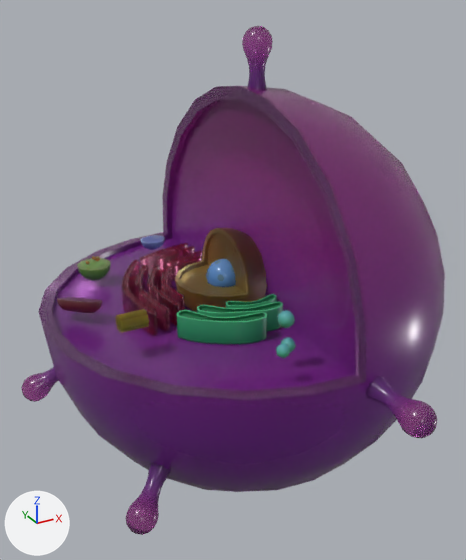
What one commit did to the glTF model public/assets/celula-animal/model.glb.
Camera for both pictures: a 50 mm camera at (-0.149, -0.263, 0.137) aimed at (-0.01, -0.011, 0.011). The lights are fixed; the arrows at lower left show +X, +Y and +Z. Where no turn or scale is listed for an object, it has been applied to the vertices.

The scene before the commit, as lines of its bpy script (objects in view):
```python
ob_centriolo = bpy.data.objects.new('Centriolo', me_circle_012)
ob_centriolo.location = (-0.0701, -0.0328, 0.0137)
ob_flagelo1 = bpy.data.objects.new('Flagelo1', me_roundcube_007)
ob_flagelo1.location = (-0.0666, -0.0473, -0.0527)
ob_flagelo4 = bpy.data.objects.new('Flagelo4', me_roundcube_001)
ob_flagelo4.location = (0.0082, 0.0, 0.0963)
ob_flagelo5 = bpy.data.objects.new('Flagelo5', me_roundcube_002)
ob_flagelo5.location = (0.0065, -0.0979, -0.0054)
ob_flagelo6 = bpy.data.objects.new('Flagelo6', me_roundcube_006)
ob_flagelo6.location = (-0.0843, 0.027, -0.0345)
ob_membrana = bpy.data.objects.new('Membrana', me_roundcube)
ob_membrana.location = (0.0, 0.0, 0.0)
ob_mitocondria = bpy.data.objects.new('Mitocondria', me_sphere_001)
ob_mitocondria.location = (-0.0836, 0.0149, 0.0072)
ob_nucleo = bpy.data.objects.new('Nucleo', me_sphere_002)
ob_nucleo.location = (-0.0095, 0.0, 0.0089)
ob_nucleolo = bpy.data.objects.new('Nucleolo', me_sphere_003)
ob_nucleolo.location = (-0.0095, 0.0, 0.0089)
# also in view: 'Reticulo.001' at (-0.047, 0.028, 0.003); 'Lisosoma' at (-0.061, 0.049, 0.004); 'Reticulo.006' at (-0.054, -0.004, 0.003); 'Reticulo.002' at (-0.02, 0.047, 0.003); 'golgi.002' at (-0.018, -0.033, 0.003)
```
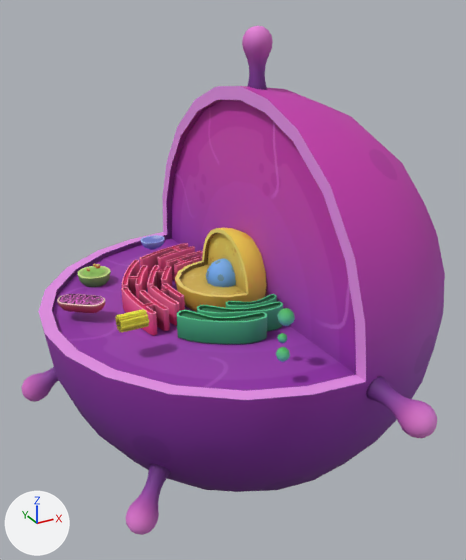
Where the newer file only moved an object's origin or applied its transform, the numbers keep the older frame.

What differs and where, as boxes (x1, y1, x2, y2) in the pictures (466 x 560 px):
'Membrana', surface changed: (38, 86, 445, 492) in both
'Nucleo', surface changed: (175, 228, 267, 312) in both
'Flagelo5', surface changed: (366, 376, 437, 438) in both
'Flagelo1', surface changed: (126, 464, 170, 535) in both
'Flagelo4', surface changed (purple to pink): (242, 25, 273, 90) in both
'Reticulo.006', surface changed: (121, 287, 170, 335) in both
'Lisosoma', surface changed, moved: before (77, 258, 111, 281); after (78, 266, 111, 287)
'Flagelo6', surface changed (purple to pink): (21, 367, 59, 401) in both
'Mitocondria', surface changed: (57, 294, 106, 313) in both
'Reticulo.005', surface changed: (150, 283, 185, 325) in both
'Reticulo.002', surface changed: (140, 243, 195, 276) in both
'Nucleolo', surface changed: (206, 258, 236, 287) in both
'Reticulo.001', surface changed: (122, 260, 148, 301) in both
'Centriolo', surface changed (brown to yellow): (115, 309, 149, 333) in both
'Reticulo.003', surface changed: (147, 265, 172, 295) in both
'Reticulo.007', surface changed: (166, 251, 203, 284) in both
'Ribosoma1', moved, turned: before (277, 310, 295, 328); after (277, 308, 295, 326)
'Ribosoma2', moved, turned: before (276, 344, 290, 358); after (276, 347, 290, 362)
'Ribosoma3', moved, turned, rescaled: before (280, 337, 296, 352); after (277, 333, 287, 343)
'LisosomaEnzimas.006', moved: before (95, 256, 100, 261); after (95, 264, 100, 269)

The change, as a diff of the scene's bpy script:
```diff
--- a/public/assets/celula-animal/model.glb.py
+++ b/public/assets/celula-animal/model.glb.py
@@ mat_membrana @@
 mat_membrana = bpy.data.materials.new('Membrana')
-# nodes: BsdfPrincipled, Math, OutputMaterial, SeparateColor x2, TexImage x3
+# nodes: BsdfPrincipled, OutputMaterial, TexImage
 # uses the picture img_animal_membrana_albedotransparency
-# uses the picture img_animal_membrana_albedotransparency_png
-# uses the picture img_animal_membrana_metallicsmoothness
@@ mat_nucleolo @@
 mat_nucleolo = bpy.data.materials.new('Nucleolo')
-# nodes: BsdfPrincipled, Math, OutputMaterial, SeparateColor x2, TexImage x3
+# nodes: BsdfPrincipled, OutputMaterial, TexImage
 # uses the picture img_animal_nucleolo_albedotransparency
-# uses the picture img_animal_nucleolo_albedotransparency_png
-# uses the picture img_animal_nucleolo_metallicsmoothness
@@ mat_nucleo @@
 mat_nucleo = bpy.data.materials.new('Nucleo')
-# nodes: BsdfPrincipled, Math, OutputMaterial, SeparateColor x2, TexImage x3
+# nodes: BsdfPrincipled, OutputMaterial, TexImage
 # uses the picture img_animal_nucleo_albedotransparency
-# uses the picture img_animal_nucleo_albedotransparency_png
-# uses the picture img_animal_nucleo_metallicsmoothness
@@ mat_reticuloendo @@
 mat_reticuloendo = bpy.data.materials.new('ReticuloEndo')
-# nodes: BsdfPrincipled, Math, OutputMaterial, SeparateColor x2, TexImage x3
+# nodes: BsdfPrincipled, OutputMaterial, TexImage
 # uses the picture img_animal_reticuloendo_albedotransparency
-# uses the picture img_animal_reticuloendo_albedotransparency_png
-# uses the picture img_animal_reticuloendo_metallicsmoothness
@@ mat_mitocondria @@
 mat_mitocondria = bpy.data.materials.new('Mitocondria')
-# nodes: BsdfPrincipled, Math, OutputMaterial, SeparateColor x2, TexImage x3
+# nodes: BsdfPrincipled, OutputMaterial, TexImage
 # uses the picture img_animal_mitocondria_albedotransparency
-# uses the picture img_animal_mitocondria_albedotransparency_png
-# uses the picture img_animal_mitocondria_metallicsmoothness
@@ mat_centriolo @@
 mat_centriolo = bpy.data.materials.new('Centriolo')
-# nodes: BsdfPrincipled, Math, OutputMaterial, SeparateColor x2, TexImage x3
+# nodes: BsdfPrincipled, OutputMaterial, TexImage
 # uses the picture img_animal_centriolo_albedotransparency
-# uses the picture img_animal_centriolo_albedotransparency_png
-# uses the picture img_animal_centriolo_metallicsmoothness
@@ mat_flagelos @@
 mat_flagelos = bpy.data.materials.new('Flagelos')
-# nodes: BsdfPrincipled, Math, OutputMaterial, SeparateColor x2, TexImage x3
+# nodes: BsdfPrincipled, OutputMaterial, TexImage
 # uses the picture img_animal_flagelos_albedotransparency
-# uses the picture img_animal_flagelos_albedotransparency_png
-# uses the picture img_animal_flagelos_metallicsmoothness
@@ mat_lisosoma @@
 mat_lisosoma = bpy.data.materials.new('Lisosoma')
-# nodes: BsdfPrincipled, Math, OutputMaterial, SeparateColor x2, TexImage x3
+# nodes: BsdfPrincipled, OutputMaterial, TexImage
 # uses the picture img_animal_lisosoma_albedotransparency
-# uses the picture img_animal_lisosoma_albedotransparency_png
-# uses the picture img_animal_lisosoma_metallicsmoothness
@@ ob_ribosoma3 @@
 ob_ribosoma3 = bpy.data.objects.new('Ribosoma3', me_sphere_013)
-ob_ribosoma3.location = (-0.0183, -0.0719, 0.0076)
-ob_ribosoma3.scale = (1.52, 1.52, 1.52)
+ob_ribosoma3.location = (-0.0183, -0.0676, 0.0087)
+ob_ribosoma3.rotation_euler = (3.142, 0.0, 0.0)  # degrees (180, 0, 0)
@@ ob_ribosoma2 @@
 ob_ribosoma2 = bpy.data.objects.new('Ribosoma2', me_sphere_009)
-ob_ribosoma2.location = (-0.0271, -0.0816, 0.0121)
+ob_ribosoma2.location = (-0.0271, -0.0816, 0.0106)
+ob_ribosoma2.rotation_euler = (3.142, 0.0, 0.0)  # degrees (180, 0, 0)
@@ ob_ribosoma1 @@
 ob_ribosoma1 = bpy.data.objects.new('Ribosoma1', me_sphere_010)
-ob_ribosoma1.location = (-0.0203, -0.0728, 0.0202)
+ob_ribosoma1.location = (-0.0203, -0.0728, 0.0211)
+ob_ribosoma1.rotation_euler = (3.142, 0.0, 0.0)  # degrees (180, 0, 0)
@@ ob_lisosomaenzimas_006 @@
 ob_lisosomaenzimas_006 = bpy.data.objects.new('LisosomaEnzimas.006', me_sphere_044)
-ob_lisosomaenzimas_006.location = (-0.0596, 0.0467, 0.0117)
+ob_lisosomaenzimas_006.location = (-0.0596, 0.0467, 0.0076)
@@ ob_lisosomaenzimas_005 @@
 ob_lisosomaenzimas_005 = bpy.data.objects.new('LisosomaEnzimas.005', me_sphere_043)
-ob_lisosomaenzimas_005.location = (-0.0593, 0.0546, 0.0095)
+ob_lisosomaenzimas_005.location = (-0.0593, 0.0546, 0.0053)
@@ ob_lisosomaenzimas_004 @@
 ob_lisosomaenzimas_004 = bpy.data.objects.new('LisosomaEnzimas.004', me_sphere_042)
-ob_lisosomaenzimas_004.location = (-0.0641, 0.049, 0.0097)
+ob_lisosomaenzimas_004.location = (-0.0641, 0.049, 0.0056)
@@ ob_lisosoma @@
 ob_lisosoma = bpy.data.objects.new('Lisosoma', me_sphere_045)
-ob_lisosoma.location = (-0.0608, 0.0494, 0.0079)
+ob_lisosoma.location = (-0.0609, 0.0503, 0.0031)
```
